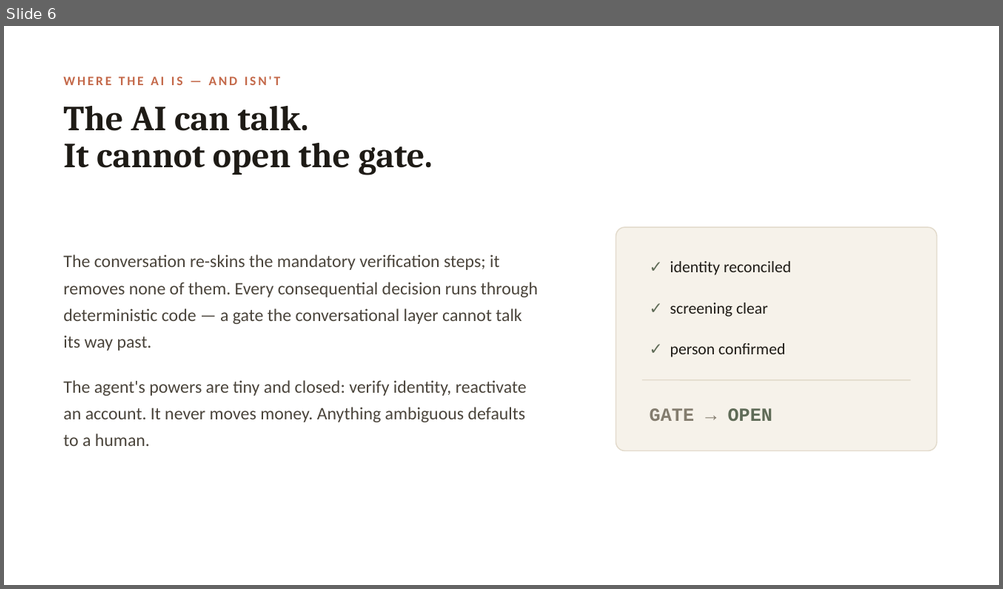
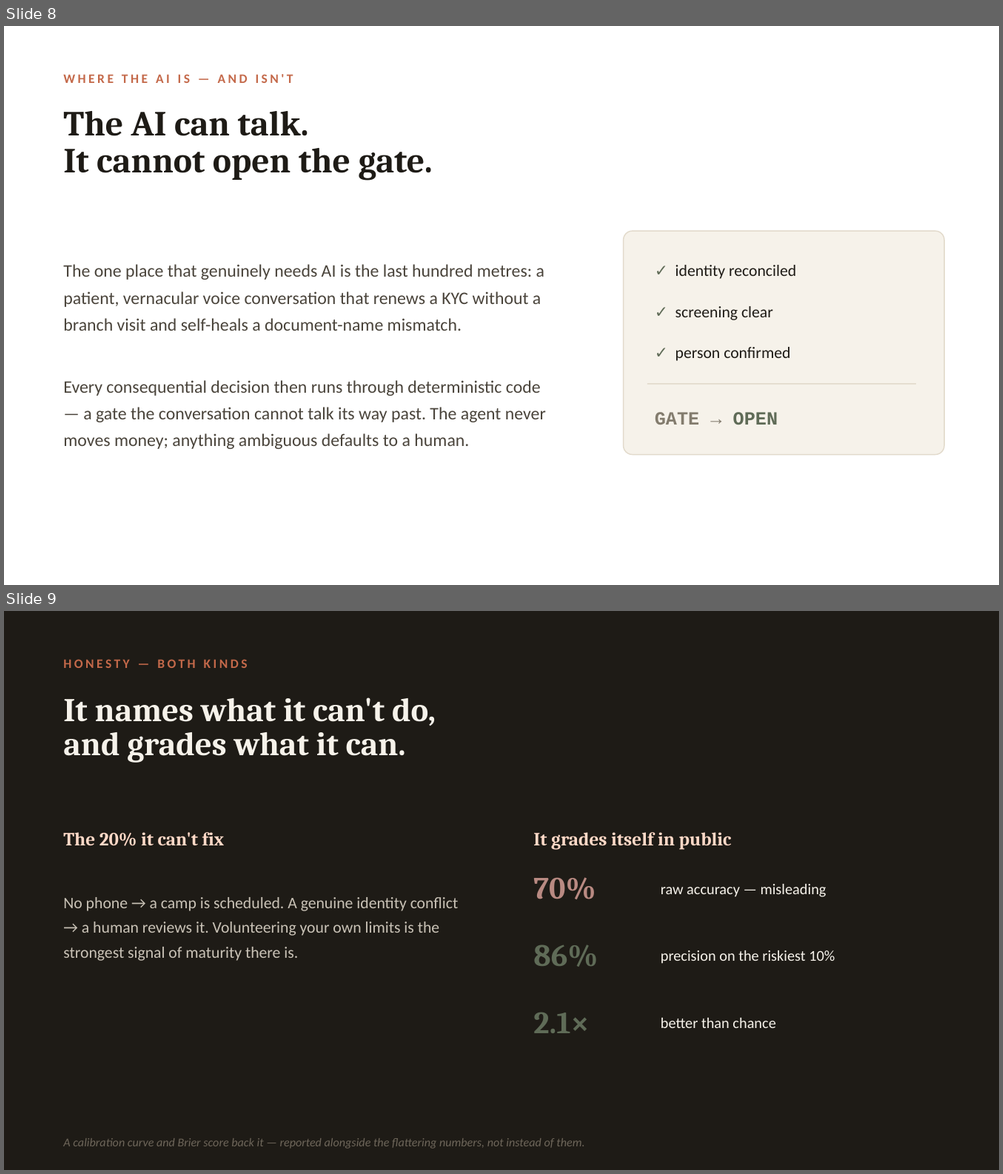
Before and after one commit to mahakchoradia19-droid/nischay-sbi, a slide deck: docs/Nischay_SBI_Hackathon.pptx. Shown one above the other, each under a label of ours: slide 6 before the commit, slides 8 and 9 after it. The pictures are 1003x589 and 1003x1174 pixels, drawn with LibreOffice and Linux fonts; fonts in the diff are those of the drawing. Boxes give left, top, right and bottom in pixels: in the first picture for what was removed or moved away, otherwise in the second. Text is boxed around its words. In the diff, an @@ line names an element or a change of style, - is before the commit and + after.

```diff
--- a/docs/Nischay_SBI_Hackathon.pptx
+++ b/docs/Nischay_SBI_Hackathon.pptx
@@ slide 9 added at [4, 611, 999, 1170], background #1E1B16 @@
@@ text added at [63, 659, 247, 668], 12.5 pt, text #C4694A, bold @@
+HONESTY — BOTH KINDS
@@ text added at [63, 698, 435, 763], 32 pt, text #F6F2EA, bold @@
+It names what it can't do,
+and grades what it can.
@@ text added at [63, 832, 224, 846], 18 pt, text #FFD9C7, bold @@
+The 20% it can't fix
@@ text added at [533, 832, 731, 850], 18 pt, text #FFD9C7, bold @@
+It grades itself in public
@@ text added at [63, 897, 458, 961], 15.5 pt, text #C9C2B6 @@
+No phone → a camp is scheduled. A genuine identity conflict → a human reviews it. Volunteering your own limits is the strongest signal of maturity there is.
@@ text added at [533, 877, 595, 900], 30 pt, text #B98A82, bold @@
+70%
@@ text added at [660, 884, 826, 897], 14.5 pt, text #F6F2EA @@
+raw accuracy — misleading
@@ text added at [533, 945, 597, 967], 30 pt, text #5F6B57, bold @@
+86%
@@ text added at [660, 951, 834, 964], 14.5 pt, text #F6F2EA @@
+precision on the riskiest 10%
@@ text added at [533, 1013, 589, 1034], 30 pt, text #5F6B57, bold @@
+2.1×
@@ text added at [660, 1018, 775, 1028], 14.5 pt, text #F6F2EA @@
+better than chance
@@ text added at [63, 1139, 584, 1149], 11.5 pt, text #6E665A, italic @@
+A calibration curve and Brier score back it — reported alongside the flattering numbers, not instead of them.
@@ what was slide 6 is now slide 8 @@
@@ slide 8 changed as well @@
@@ text "WHERE THE AI IS — ..." at [63, 74, 293, 83]: letter spacing 2 to 2.5 pt @@
@@ text "The AI can talk." at [63, 111, 432, 180]: line spacing 35.7pt to 35.4pt @@
@@ rounded rectangle: place and size @@
-rounded rectangle at [616, 227, 936, 452]
+rounded rectangle at [623, 231, 944, 455]
@@ text at [63, 264, 544, 331]: text changed @@
-The conversation re-skins the mandatory verification steps; it removes none of them. Every consequential decision runs through deterministic code — a gate the conversational layer cannot talk its way past.
+The one place that genuinely needs AI is the last hundred metres: a patient, vernacular voice conversation that renews a KYC without a branch visit and self-heals a document-name mismatch.
@@ text at [63, 380, 546, 449]: text changed @@
-The agent's powers are tiny and closed: verify identity, reactivate an account. It never moves money. Anything ambiguous defaults to a human.
+Every consequential decision then runs through deterministic code — a gate the conversation cannot talk its way past. The agent never moves money; anything ambiguous defaults to a human.
@@ 4 texts, 1 line: place and size @@
-4 texts, 1 line at [642, 261, 910, 421]
+4 texts, 1 line at [647, 265, 916, 425]
```
Also in this commit, not shown: 5 other slides changed, 5 other slides added, 6 slides removed, 8 other files.
